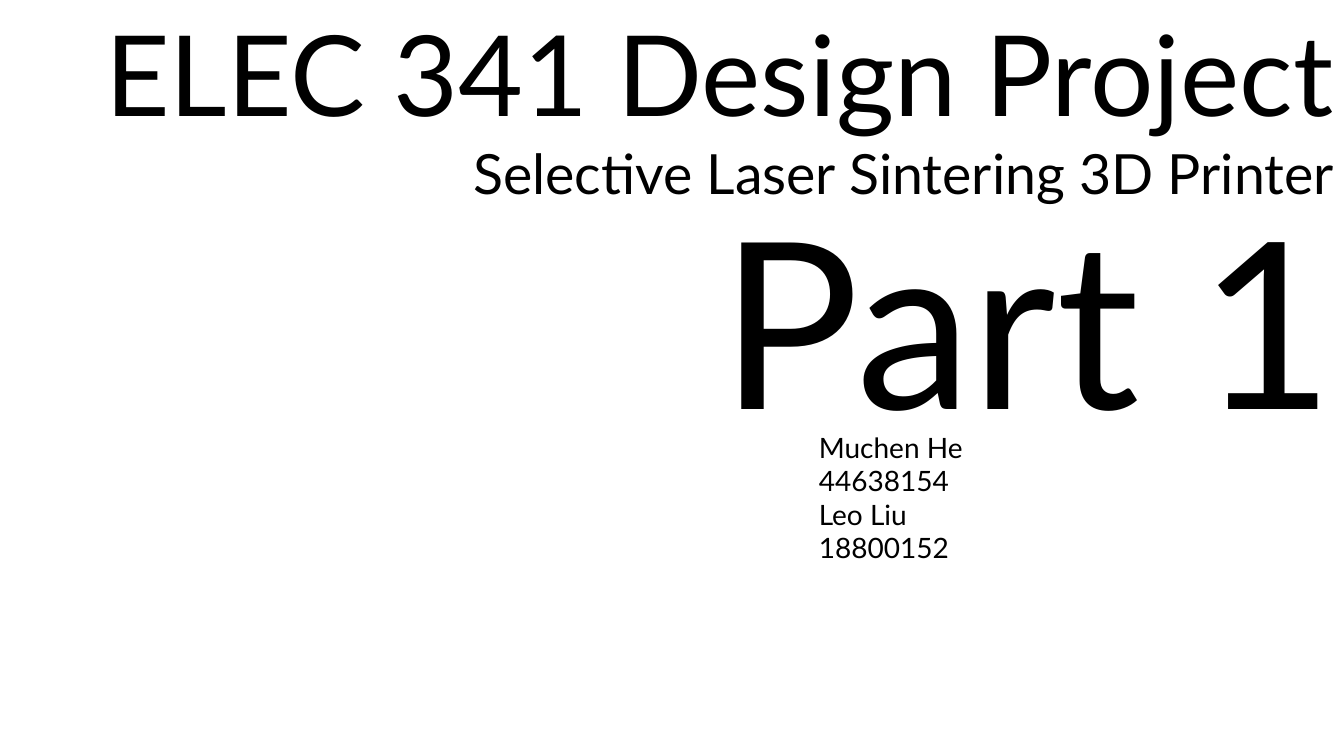
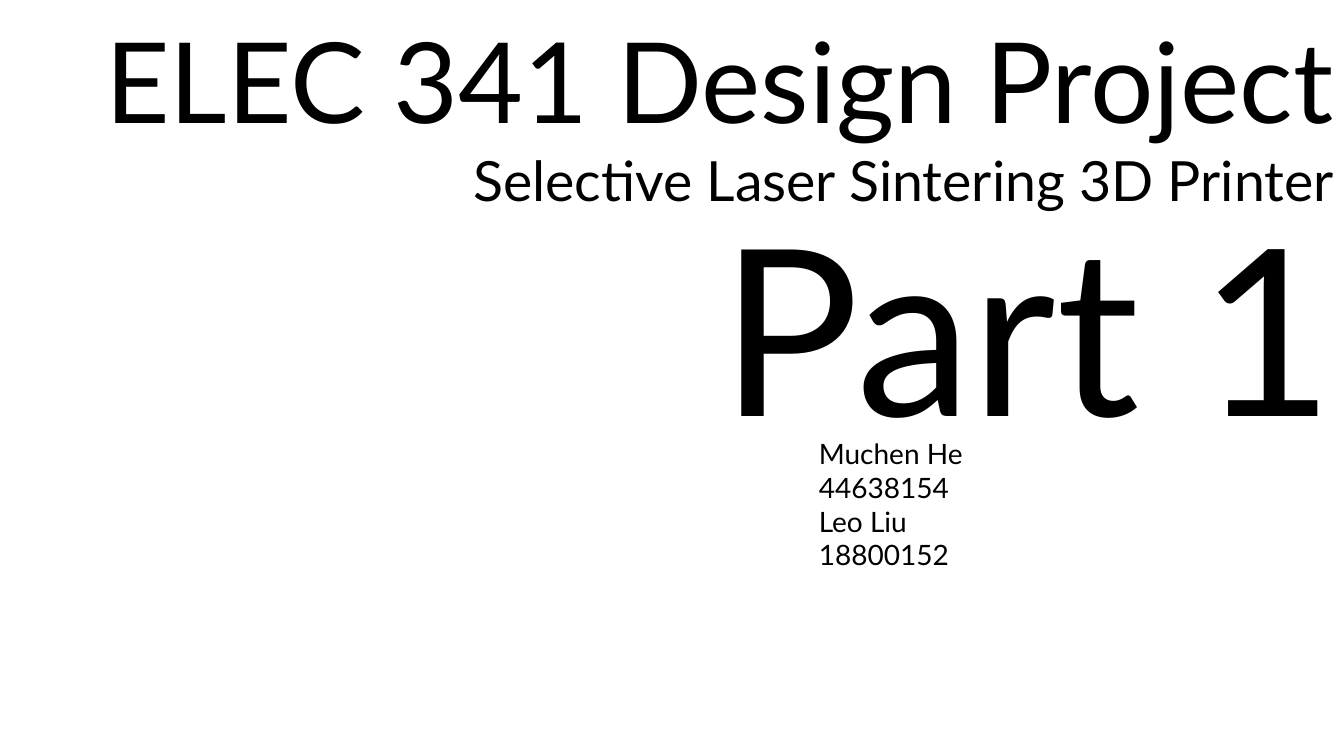
Before and after one commit to FSXAC/ELEC341, a slide deck: slide 1 of docs/report.pptx. Drawn at 1344x756 pixels with LibreOffice and Linux fonts; fonts in the diff are those of the drawing; background and template pictures are left out. Boxes give left, top, right and bottom in pixels: in the first picture for what was removed or moved away, otherwise in the second. Text is boxed around its words. In the diff, an @@ line names an element or a change of style, - is before the commit and + after.

```diff
--- a/docs/report.pptx
+++ b/docs/report.pptx
@@ 3 texts, 1 title: place and size @@
-3 texts, 1 title at [105,34,1334,559]
+3 texts, 1 title at [105,41,1334,566]
```
Also in this commit, not shown: 1 other slide changed, 4 slides added, 7 slides removed, 5 other files.
